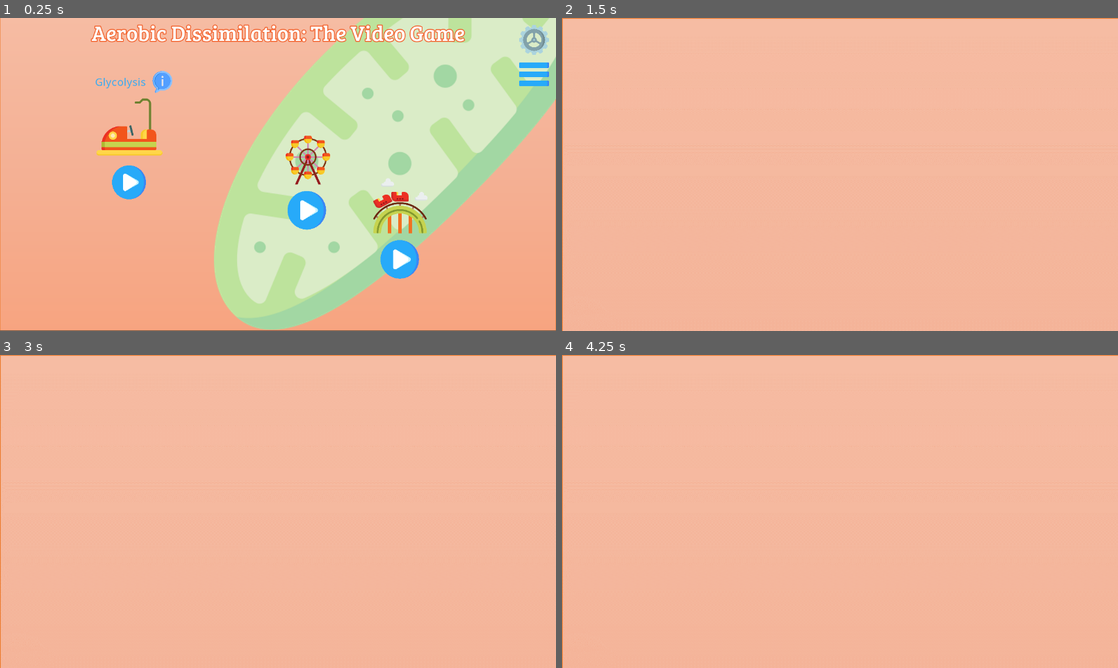
Above: before the commit, frames 1-4 (two rows, left to right).
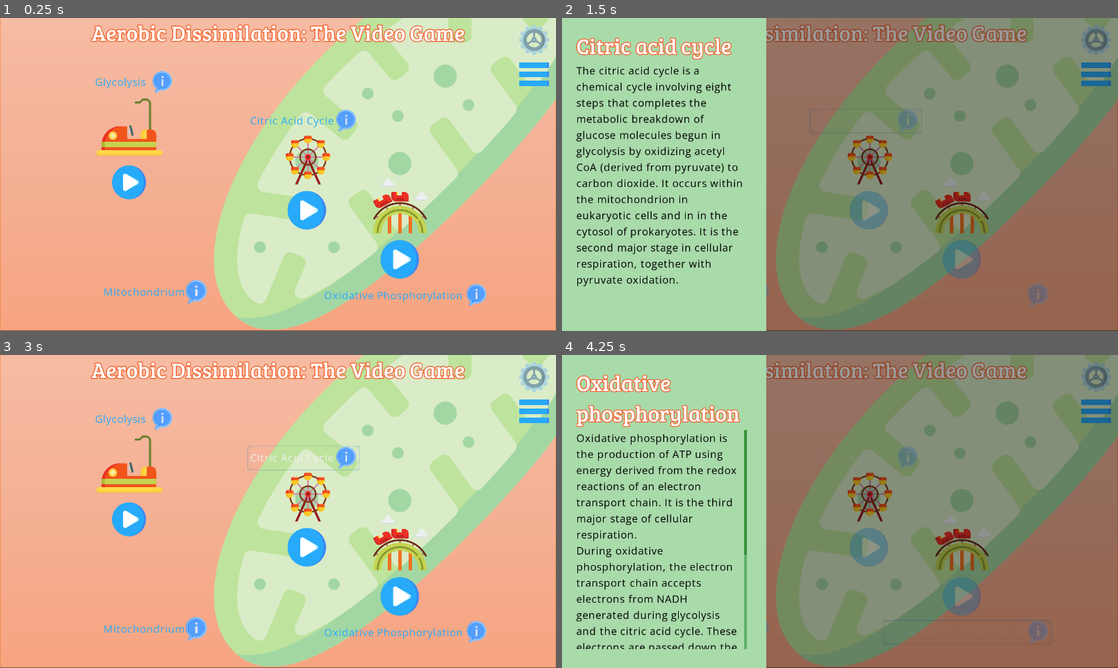
Above: after the commit, the same moments.

Repository: JJWRoeloffs/AerobicDissimilationGame
Game: Godot game, scene res://src/scenes/Main.tscn
The game is run twice, just before and just after one commit, with the same random seed, the same clock (stepped at 60 frames per second) and the same inputs. The project has no main scene, so this scene is started directly.
Inputs (mouse positions are in pixels of both pictures, inside the frame that each line leads up to):
- Up to frame 1 (0.25 s): no input
- Up to frame 2 (1.5 s): click (867, 121) at 0.5 s, where only the run after the commit has a clickable "Citric Acid Cycle"; click (689, 183) at 1.27 s
- Up to frame 3 (3 s): tap Enter at 2 s; hold I (open_info) 2.03-2.78 s; tap Space at 2.75 s; tap I (open_info) at 2.85 s
- Up to frame 4 (4.25 s): click (967, 633) at 3.5 s, where only the run after the commit has a clickable "Oxidative Phosphorylation"

The runs differ from the first frame. In frame 1, 1.1% of the frame differs, in the area x 18-88%, y 29-92%; in frame 2, 100%, in the area x 0-100%, y 0-100%; in frame 3, 47%; in frame 4, 100%.

Commit message:
info buttons toegevoegd voor cel map

Diff:
--- a/src/scenes/menu/CellMap.tscn
+++ b/src/scenes/menu/CellMap.tscn
@@ -99,3 +99,41 @@
 align = 0
 icon_align = 2
 linked_text = "res://assets/texts/Test.txt"
+
+[node name="InfoCAC" parent="." instance=ExtResource( 6 )]
+anchor_left = 0.445313
+anchor_top = 0.291667
+anchor_right = 0.646875
+anchor_bottom = 0.369444
+theme = ExtResource( 8 )
+text = "Citric Acid Cycle"
+icon = ExtResource( 7 )
+align = 0
+icon_align = 2
+linked_text = "res://assets/texts/citric_acid_cycle.txt"
+
+[node name="InfoOxPho" parent="." instance=ExtResource( 6 )]
+anchor_left = 0.578125
+anchor_top = 0.848611
+anchor_right = 0.88125
+anchor_bottom = 0.926389
+theme = ExtResource( 8 )
+text = "Oxidative Phosphorylation"
+icon = ExtResource( 7 )
+align = 0
+icon_align = 2
+linked_text = "res://assets/texts/oxidative_phosphorylation.txt"
+
+[node name="InfoMicho" parent="." instance=ExtResource( 6 )]
+anchor_left = 0.195
+anchor_top = 0.831
+anchor_right = 0.378906
+anchor_bottom = 0.923611
+margin_left = -17.6
+margin_top = -0.320007
+theme = ExtResource( 8 )
+text = "Mitochondrium"
+icon = ExtResource( 7 )
+align = 0
+icon_align = 2
+linked_text = "res://assets/texts/mitochondrium.txt"
--- a/src/scenes/menu/InstructionMenu.tscn
+++ b/src/scenes/menu/InstructionMenu.tscn
@@ -89,7 +89,7 @@
 icon_align = 1
 next_scene_path = "res://src/scenes/Main.tscn"
 
-[node name="RichTextLabel2" type="RichTextLabel" parent="InstructionsControl"]
+[node name="PlayText" type="RichTextLabel" parent="InstructionsControl"]
 anchor_right = 0.031
 anchor_bottom = 0.056
 margin_left = 926.0
